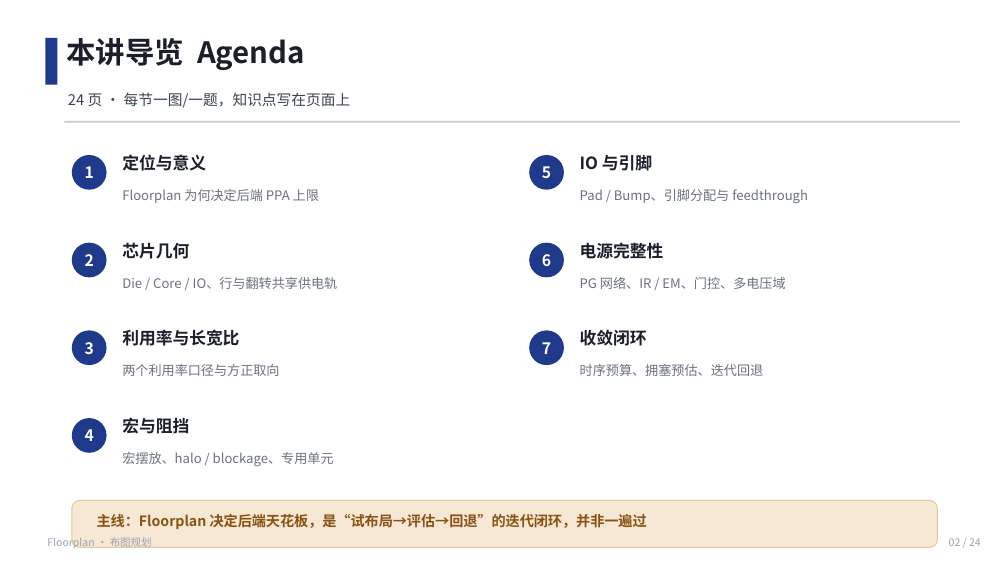
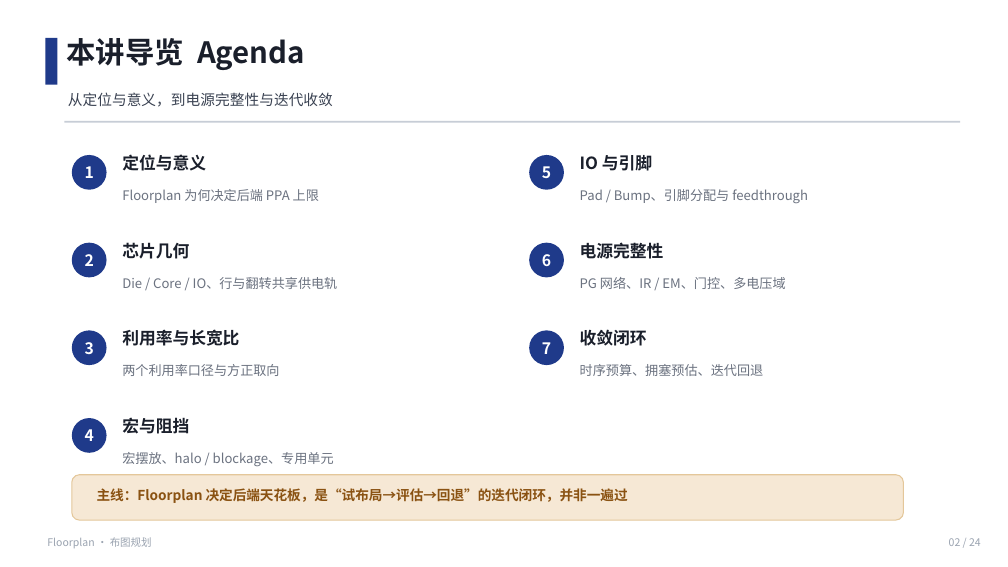
Before and after one commit to JinChengZ18/IC_Learning_Material, a slide deck: slide 2 of IC_Backend_Notes/slides/05_Floorplan.pptx. Drawn at 1008x567 pixels with LibreOffice and Linux fonts; fonts in the diff are those of the drawing. Boxes give left, top, right and bottom in pixels: in the first picture for what was removed or moved away, otherwise in the second. Text is boxed around its words. In the diff, an @@ line names an element or a change of style, - is before the commit and + after.

```diff
--- a/IC_Backend_Notes/slides/05_Floorplan.pptx
+++ b/IC_Backend_Notes/slides/05_Floorplan.pptx
@@ text at (68,92,333,107): text changed @@
-24 页 · 每节一图/一题，知识点写在页面上
+从定位与意义，到电源完整性与迭代收敛
@@ rounded rectangle: place and size @@
-rounded rectangle at (72,501,938,547)
+rounded rectangle at (72,475,904,520)
@@ text "主线：Floorplan 决定后端天花板，是“试布局→评估→回退”的迭代闭环，并非一遍过": place and size @@
-text "主线：Floorplan 决定后端天花板，是“试布局→评估→回退”的迭代闭环，并非一遍过" at (97,514,647,529)
+text "主线：Floorplan 决定后端天花板，是“试布局→评估→回退”的迭代闭环，并非一遍过" at (97,488,628,503)
@@ text "主线：Floorplan 决定后端天花板，是“试布局→评估→回退”的迭代闭环，并非一遍过" at (97,488,628,503): size 13.5 to 13 pt @@
```
Also in this commit, not shown: 15 other slides changed, 54 other files.
